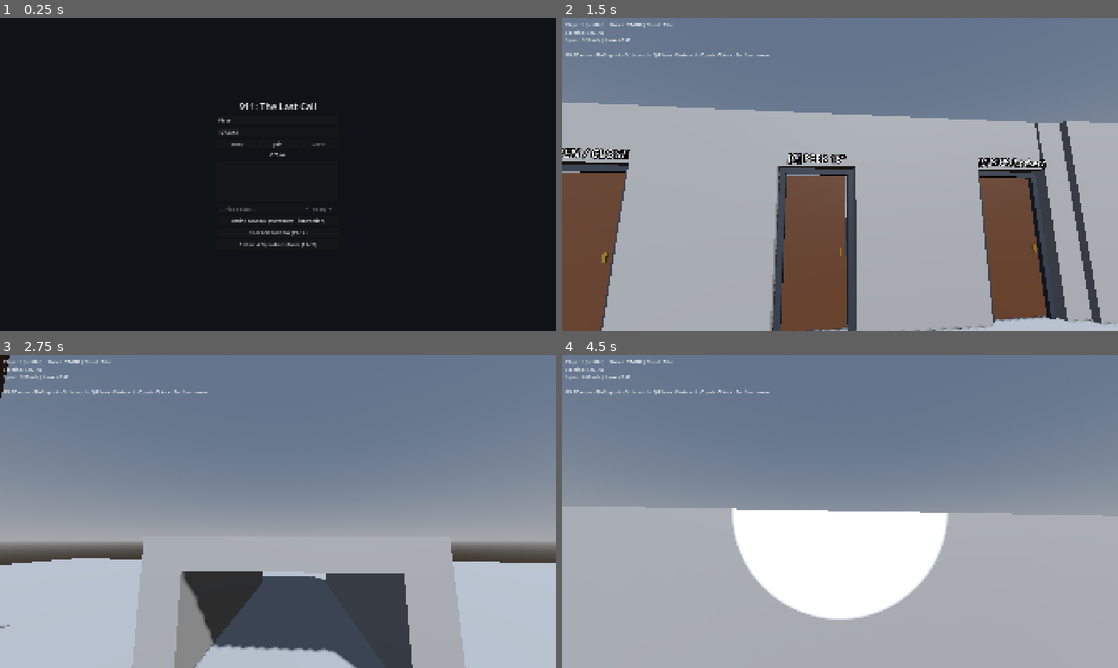
Above: before the commit, frames 1-4 (two rows, left to right).
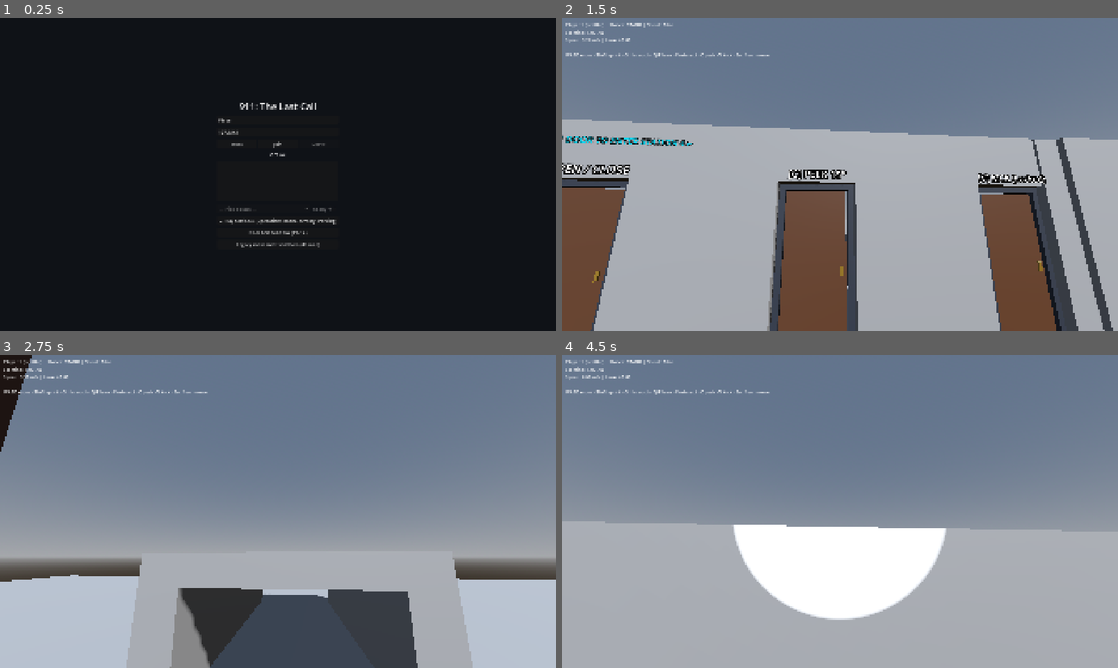
Above: after the commit, the same moments.

Repository: AdnanMohammed0/911-The-Last-Call
Game: Godot game, scene res://scenes/boot/main_menu.tscn
Same seed, same stepped clock (60 frames per second), same inputs: the game is played once before the commit and once after it.
Inputs (mouse positions are in pixels of both pictures, inside the frame that each line leads up to):
- Up to frame 1 (0.25 s): no input
- Up to frame 2 (1.5 s): click "Offline sandbox (movement + i…" (after the commit: "Legacy movement sandbox (old …") at 0.5 s; tap Enter at 1.25 s; move the mouse to (867, 174) at 1.27 s; hold W (move_forward) from 1.28 s (still down); hold F (interact) from 1.28 s (still down); click (867, 174) at 1.42 s
- Up to frame 3 (2.75 s): keep holding W (move_forward); move the mouse to (250, 511) at 2.02 s; release F (interact) at 2.03 s; tap Ctrl (crouch) at 2.1 s; tap F (interact) at 2.3 s
- Up to frame 4 (4.5 s): keep holding W (move_forward); move the mouse to (851, 505) at 2.77 s; hold F (interact) 2.78-3.53 s; tap V (door_kick) at 2.85 s; move the mouse to (834, 517) at 3.52 s; tap C (door_peek) at 3.6 s; click (834, 517) at 3.67 s; tap F (interact) at 3.8 s; tap Space at 4.25 s; move the mouse to (878, 514) at 4.27 s; hold F (interact) from 4.28 s (still down); tap T (flashlight) at 4.35 s

The runs differ from the first frame. In frame 1, 0.3% of the frame differs, in the area x 39-61%, y 63-74%; in frame 2, 13%, in the area x 0-100%, y 27-100%; in frame 3, 12%; in frame 4, 5.0%.

Commit message:
feat(world): link Station 4 as default start scene and add portal in legacy sandbox — P1-18

Diff:
--- a/docs/data/progress/ali.json
+++ b/docs/data/progress/ali.json
@@ -124,6 +124,19 @@
     "core/net/player_spawner.gd",
     "scenes/dispatch/operations_room.tscn"
    ]
+  },
+  {
+   "date": "2026-09-17",
+   "tasks": [
+    "P1-18"
+   ],
+   "summary": "feat(world): link Station 4 as default start scene and add portal in legacy sandbox — P1-18",
+   "files": [
+    "scenes/boot/main_menu.gd",
+    "scenes/boot/main_menu.tscn",
+    "scenes/shared/interactables/interactable_scene_door.gd",
+    "scenes/shared/player/player_sandbox.tscn"
+   ]
   }
  ]
 }
--- a/scenes/boot/main_menu.gd
+++ b/scenes/boot/main_menu.gd
@@ -3,7 +3,8 @@
 ## Authority: LOCAL
 extends Control
 
-const FIELD_SCENE: String = "res://scenes/shared/player/player_sandbox.tscn"
+const FIELD_SCENE: String = "res://scenes/dispatch/operations_room.tscn"
+const LEGACY_SANDBOX_SCENE: String = "res://scenes/shared/player/player_sandbox.tscn"
 const DOOR_SANDBOX_SCENE: String = "res://scenes/shared/door/door_sandbox.tscn"
 const STATION4_SCENE: String = "res://scenes/dispatch/operations_room.tscn"
 
@@ -95,7 +96,7 @@
 
 
 func _on_sandbox_pressed() -> void:
-	get_tree().change_scene_to_file(FIELD_SCENE)
+	get_tree().change_scene_to_file(LEGACY_SANDBOX_SCENE)
 
 
 func _on_start_pressed() -> void:
--- a/scenes/boot/main_menu.tscn
+++ b/scenes/boot/main_menu.tscn
@@ -120,22 +120,22 @@
 layout_mode = 2
 text = "Ready"
 
+[node name="Station4Button" type="Button" parent="Center/Panel"]
+unique_name_in_owner = true
+layout_mode = 2
+text = "► Play Station 4 (Operations Room, Armory, Parking)"
+
 [node name="StartButton" type="Button" parent="Center/Panel"]
 unique_name_in_owner = true
 layout_mode = 2
-text = "Start (host)"
-
-[node name="SandboxButton" type="Button" parent="Center/Panel"]
-unique_name_in_owner = true
-layout_mode = 2
-text = "Offline sandbox (movement + interaction)"
+text = "Start Game (Host Station 4)"
 
 [node name="DoorSandboxButton" type="Button" parent="Center/Panel"]
 unique_name_in_owner = true
 layout_mode = 2
 text = "Door test sandbox (P1-14)"
 
-[node name="Station4Button" type="Button" parent="Center/Panel"]
+[node name="SandboxButton" type="Button" parent="Center/Panel"]
 unique_name_in_owner = true
 layout_mode = 2
-text = "Station 4 Operations Room (P1-18)"
+text = "Legacy movement sandbox (old map)"
--- /dev/null
+++ b/scenes/shared/interactables/interactable_scene_door.gd
@@ -0,0 +1,13 @@
+class_name InteractableSceneDoor
+extends Area3D
+
+@export var target_scene: String = "res://scenes/dispatch/operations_room.tscn"
+
+
+func _ready() -> void:
+	body_entered.connect(_on_body_entered)
+
+
+func _on_body_entered(body: Node3D) -> void:
+	if body is Player or body.is_in_group(&"players") or body.name.begins_with("Player"):
+		get_tree().change_scene_to_file.call_deferred(target_scene)
--- a/scenes/shared/player/player_sandbox.tscn
+++ b/scenes/shared/player/player_sandbox.tscn
@@ -5,6 +5,11 @@
 [ext_resource type="Script" uid="uid://3gqspep5s0n5" path="res://scenes/shared/interactables/interactable_toggle.gd" id="3_toggle"]
 [ext_resource type="Script" uid="uid://cpbik534difst" path="res://scenes/shared/interactables/interactable_pickup.gd" id="4_pickup"]
 [ext_resource type="PackedScene" uid="uid://c6fdoor842p1" path="res://scenes/shared/door/door.tscn" id="5_door"]
+[ext_resource type="Script" path="res://scenes/shared/interactables/interactable_scene_door.gd" id="6_scenedoor"]
+
+[sub_resource type="BoxShape3D" id="BoxShape3D_portal"]
+size = Vector3(1.5, 2.2, 1.2)
+
 
 [sub_resource type="ProceduralSkyMaterial" id="ProceduralSkyMaterial_sky"]
 
@@ -162,6 +167,21 @@
 [node name="StandardDoor" parent="Level" unique_id=165062968 instance=ExtResource("5_door")]
 transform = Transform3D(1, 0, 0, 0, 1, 0, 0, 0, 1, -3, 0, -2)
 
+[node name="Station4Portal" type="Area3D" parent="Level" unique_id=991827364]
+transform = Transform3D(1, 0, 0, 0, 1, 0, 0, 0, 1, -3, 1.1, -2.8)
+script = ExtResource("6_scenedoor")
+
+[node name="PortalCol" type="CollisionShape3D" parent="Level/Station4Portal" unique_id=991827365]
+shape = SubResource("BoxShape3D_portal")
+
+[node name="PortalLabel" type="Label3D" parent="Level" unique_id=991827366]
+transform = Transform3D(1, 0, 0, 0, 1, 0, 0, 0, 1, -3, 2.7, -1.8)
+text = "► WALK THROUGH DOOR TO ENTER STATION 4 ►"
+font_size = 22
+outline_size = 6
+modulate = Color(0.1, 0.85, 0.95, 1)
+
+
 [node name="PeekableDoor" parent="Level" unique_id=291815522 instance=ExtResource("5_door")]
 transform = Transform3D(1, 0, 0, 0, 1, 0, 0, 0, 1, 0, 0, -2)
 
Not shown, added: scenes/shared/interactables/interactable_scene_door.gd.uid
